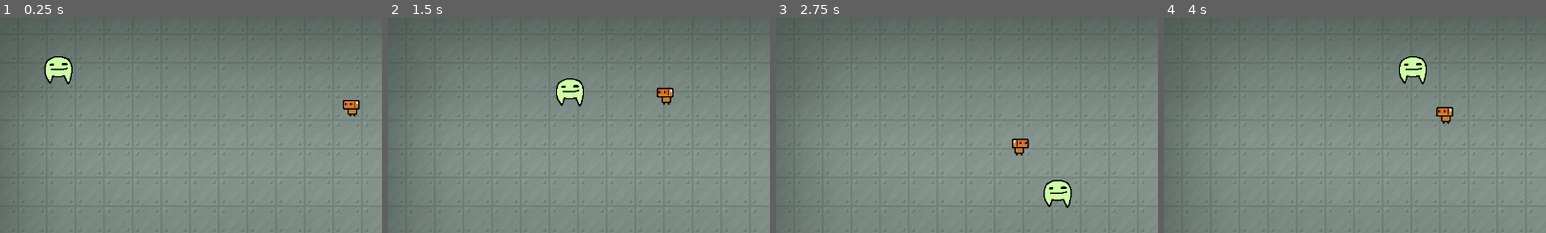
Above: before the commit, frames 1-4 (left to right).
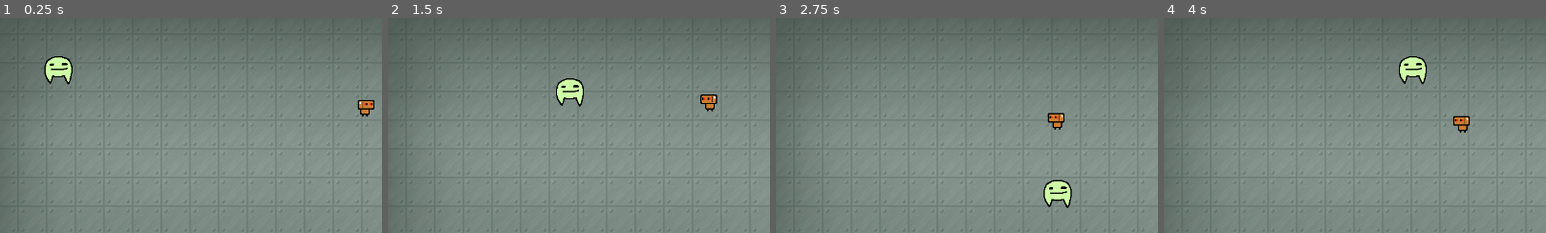
Above: after the commit, the same moments.

Repository: actually-reb/fenrir-2020
Game: Godot game, scene res://scene/Main.tscn
Two runs of this game, one before a commit and one after it. Both use one fixed random seed, a clock stepped at 60 frames per second and the inputs below.
Inputs:
- Up to frame 1 (0.25 s): no input
- Up to frame 2 (1.5 s): hold D (move_right) 0.53-1.28 s; hold S (move_down) from 1.28 s (still down)
- Up to frame 3 (2.75 s): release S (move_down) at 2.03 s; hold D (move_right) from 2.03 s (still down)
- Up to frame 4 (4 s): release D (move_right) at 2.78 s; hold W (move_up) 2.78-3.53 s; hold A (move_left) from 3.53 s (still down)
The pictures show only the part of the screen within x 12-62%, y 13-63%; the shares and areas given below are measured in that part.

The runs differ from the first frame. In frame 1, 0.5% of the frame differs, in the area x 89-98%, y 38-46%; in frame 2, 0.5%; in frame 3, 0.6%, in the area x 61-76%, y 44-64%; in frame 4, 0.5%.

Commit message:
tiny robot now hops

Diff:
--- a/entity/TinyRobot.gd
+++ b/entity/TinyRobot.gd
@@ -1,12 +1,26 @@
 extends KinematicBody2D
 
 onready var sprite = $Sprite
+onready var hop_timer = $HopTimer
 var speed = 100
+var direction = Vector2()
+var hop_time = 0.2
+var hop_interval = 0.3
 
 func _ready():
-	pass # Replace with function body.
+	hop_timer.wait_time = hop_interval
+	hop_timer.start()
 
 func _process(delta):
+	if hop_timer.time_left < hop_time:
+		move_and_slide(direction * speed)
+	var time = min(1, hop_timer.time_left / hop_time)
+	sprite.position.y = sin(time * PI) * -4
+
+func hop_towards(pos):
+	direction = (pos - position).normalized()
+
+func _on_HopTimer_timeout():
 	var player_array = get_tree().get_nodes_in_group("player")
 	var player
 	if player_array.size() > 0:
@@ -14,5 +28,4 @@
 
 	if player:
 		sprite.flip_h = player.position.x < position.x
-		var move = (player.position - position).normalized()
-		move_and_slide(move * speed)
+		hop_towards(player.position)
--- a/entity/TinyRobot.tscn
+++ b/entity/TinyRobot.tscn
@@ -14,3 +14,8 @@
 
 [node name="CollisionShape2D" type="CollisionShape2D" parent="."]
 shape = SubResource( 1 )
+
+[node name="HopTimer" type="Timer" parent="."]
+wait_time = 0.3
+autostart = true
+[connection signal="timeout" from="HopTimer" to="." method="_on_HopTimer_timeout"]
